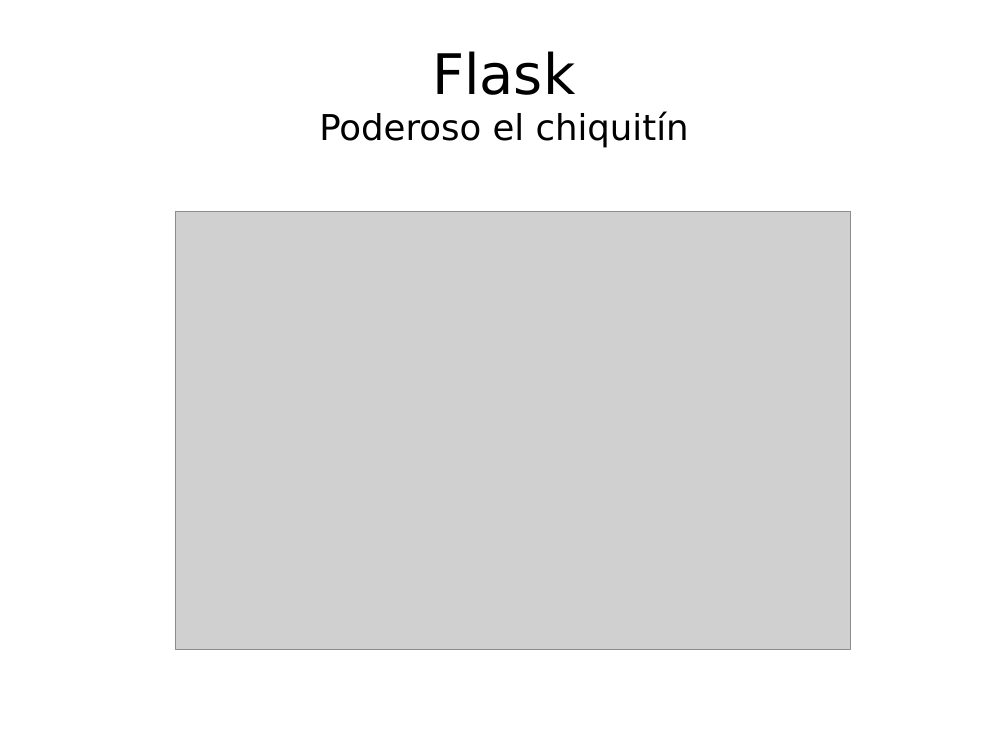
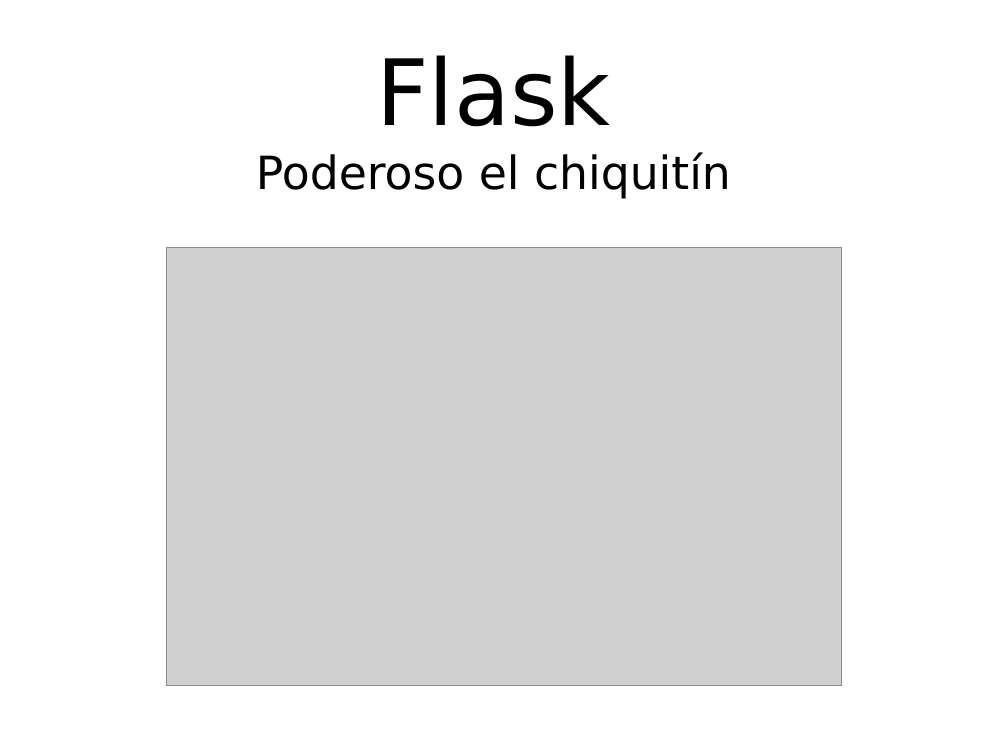
Before and after one commit to matibarriento/flask-pec, a slide deck: slide 1 of flaskpec.odp. Drawn at 1008x756 pixels with LibreOffice and Linux fonts; fonts in the diff are those of the drawing; grey boxes stand for pictures. Boxes give left, top, right and bottom in pixels: in the first picture for what was removed or moved away, otherwise in the second. Text is boxed around its words. In the diff, an @@ line names an element or a change of style, - is before the commit and + after.

```diff
--- a/flaskpec.odp
+++ b/flaskpec.odp
@@ title "Flask Poderoso el chiquitín": place and size @@
-title "Flask Poderoso el chiquitín" at (319, 51, 689, 148)
+title "Flask Poderoso el chiquitín" at (256, 55, 731, 199)
@@ title "Flask Poderoso el chiquitín" at (256, 55, 731, 199): size 44 to 72 pt in "Flask"; size 28 to 36 pt in "Poderoso el chiquitín" @@
@@ picture: place and size @@
-picture at (176, 211, 851, 649)
+picture at (166, 247, 842, 685)
```
Also in this commit, not shown: 2 other slides changed, 13 slides added, 1 slide removed.
